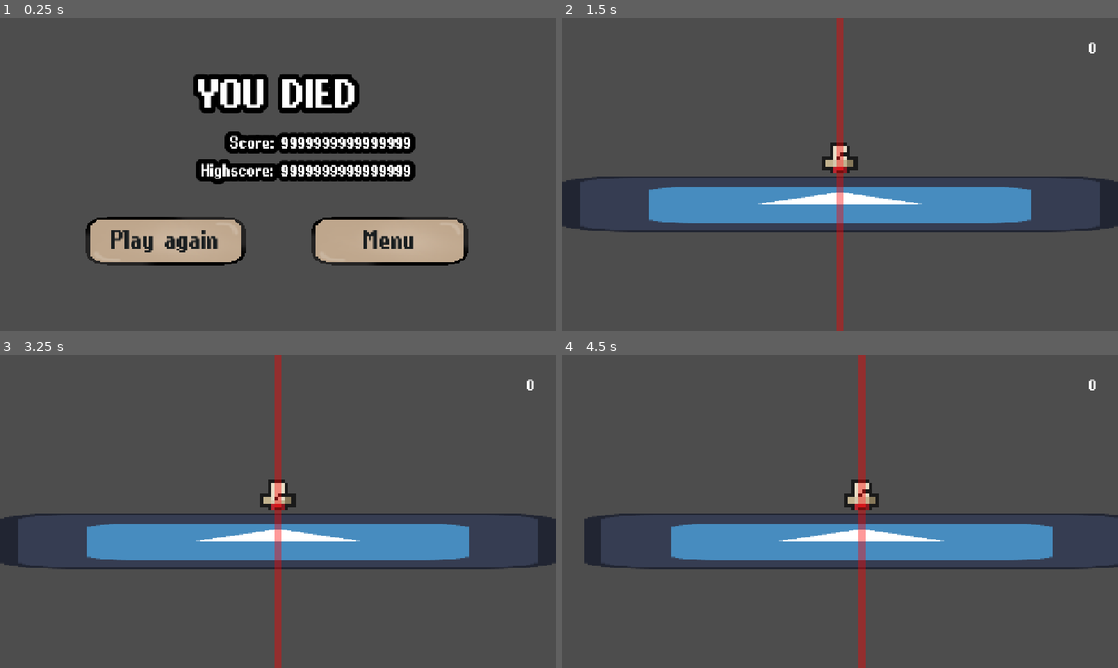
Above: before the commit, frames 1-4 (two rows, left to right).
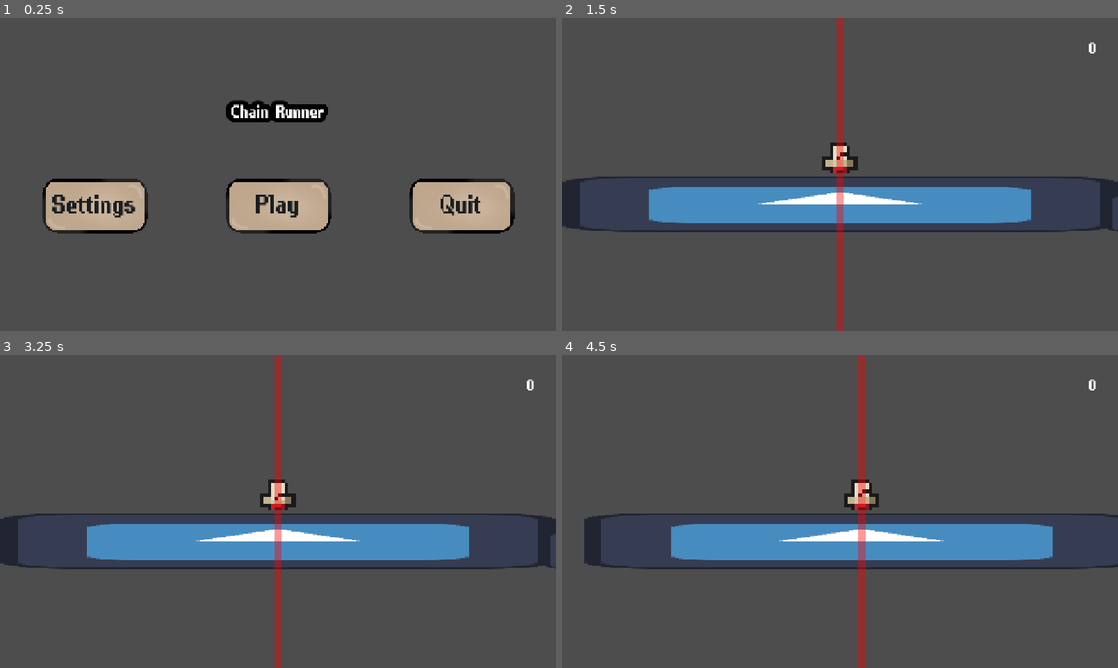
Above: after the commit, the same moments.

Repository: lucassillitoe/Steel_Jam_4_repo
Game: Godot game, scene res://Scenes/ui.tscn
Two runs of this game, one before a commit and one after it. Both use one fixed random seed, a clock stepped at 60 frames per second and the inputs below. The engine's default icon, where the game draws it, is replaced by a stand-in: a white triangle on a blue panel in a dark square.
Inputs (mouse positions are in pixels of both pictures, inside the frame that each line leads up to):
- Up to frame 1 (0.25 s): no input
- Up to frame 2 (1.5 s): click "Play again" (after the commit: "Play") at 0.5 s; tap Enter (Enter playback) at 1.25 s; move the mouse to (962, 158) at 1.27 s; hold D (Right) from 1.28 s (still down); tap Shift (Dash) at 1.35 s; click (962, 158) at 1.42 s
- Up to frame 3 (3.25 s): tap Space (Jump) at 1.52, 2.27 s; move the mouse to (166, 527) at 2.02 s; tap Mouse wheel down (MoveCameraLeft) at 2.1 s; move the mouse to (333, 442) at 2.77 s; release D (Right) at 2.78 s; hold A (Left) from 2.78 s (still down); tap Mouse wheel up (MoveCameraRight) at 2.85 s
- Up to frame 4 (4.5 s): move the mouse to (812, 574) at 3.52 s; release A (Left) at 3.53 s; hold D (Right) from 3.53 s (still down); tap Shift (Dash) at 3.6 s; click (812, 574) at 3.67 s; tap Space (Jump) at 3.77 s; move the mouse to (1006, 558) at 4.27 s; tap Mouse wheel down (MoveCameraLeft) at 4.35 s

The runs differ from the first frame. In frame 1, 24% of the frame differs, in the area x 7-93%, y 18-80%; in frame 2, 0.1%; in frame 3, 0.1%; in frame 4, nothing differs.
Error in both runs: Invalid access to property or key 'global_position' on a base object of type 'null instance'. (res://Scripts/world.gd:46)

Commit message:
Hotfix death screen

Diff:
--- a/steel-jam-4/Scenes/Levels/level_1.tscn
+++ b/steel-jam-4/Scenes/Levels/level_1.tscn
@@ -1,6 +1,7 @@
 [gd_scene format=3 uid="uid://0hfb7pye7juf"]
 
-[ext_resource type="Texture2D" uid="uid://bstjl6eg77tw5" path="res://icon.svg" id="1_3hls8"]
+[ext_resource type="Texture2D" uid="uid://cvccbeydddifs" path="res://Assets/Icons/icon.svg" id="1_3hls8"]
+
 
 [sub_resource type="RectangleShape2D" id="RectangleShape2D_p73qd"]
 size = Vector2(130, 128)
--- a/steel-jam-4/Scenes/Levels/level_2.tscn
+++ b/steel-jam-4/Scenes/Levels/level_2.tscn
@@ -1,6 +1,7 @@
 [gd_scene format=3 uid="uid://b5txh8gsi65ks"]
 
-[ext_resource type="Texture2D" uid="uid://bstjl6eg77tw5" path="res://icon.svg" id="1_jg0dc"]
+[ext_resource type="Texture2D" uid="uid://cvccbeydddifs" path="res://Assets/Icons/icon.svg" id="1_jg0dc"]
+
 
 [sub_resource type="RectangleShape2D" id="RectangleShape2D_p73qd"]
 size = Vector2(130, 128)
--- a/steel-jam-4/Scenes/ui.tscn
+++ b/steel-jam-4/Scenes/ui.tscn
@@ -58,7 +58,6 @@
 script = ExtResource("1_waa4j")
 
 [node name="Main Menu" type="Control" parent="." unique_id=1228653895]
-visible = false
 layout_mode = 1
 anchors_preset = 15
 anchor_right = 1.0
@@ -173,6 +172,7 @@
 vertical_alignment = 1
 
 [node name="Death Screen" type="Control" parent="." unique_id=1676002641]
+visible = false
 layout_mode = 1
 anchors_preset = 15
 anchor_right = 1.0
